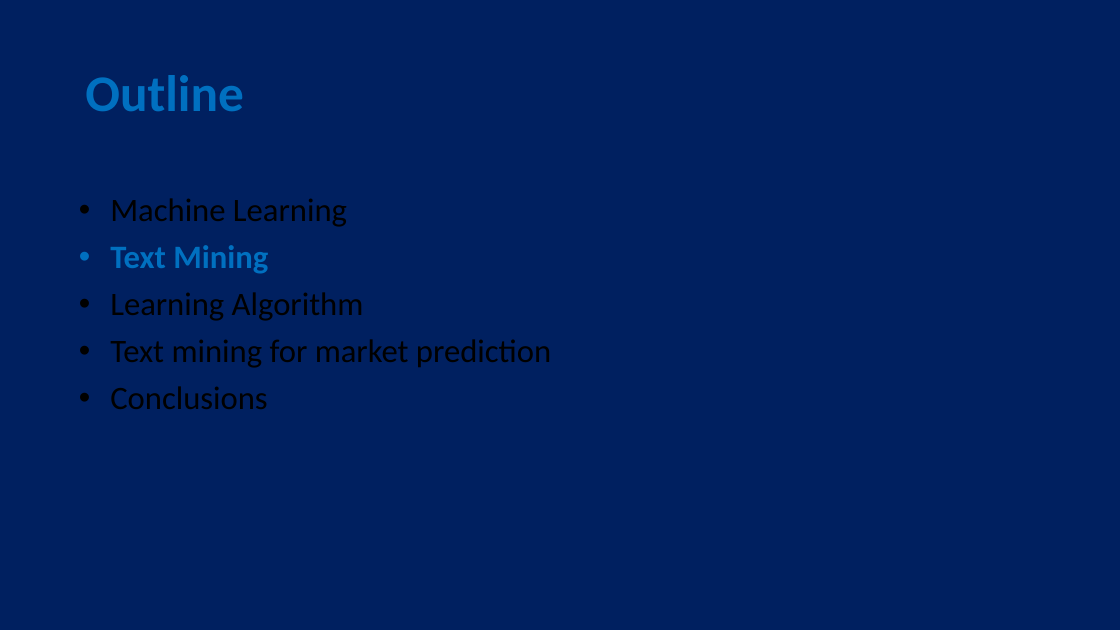
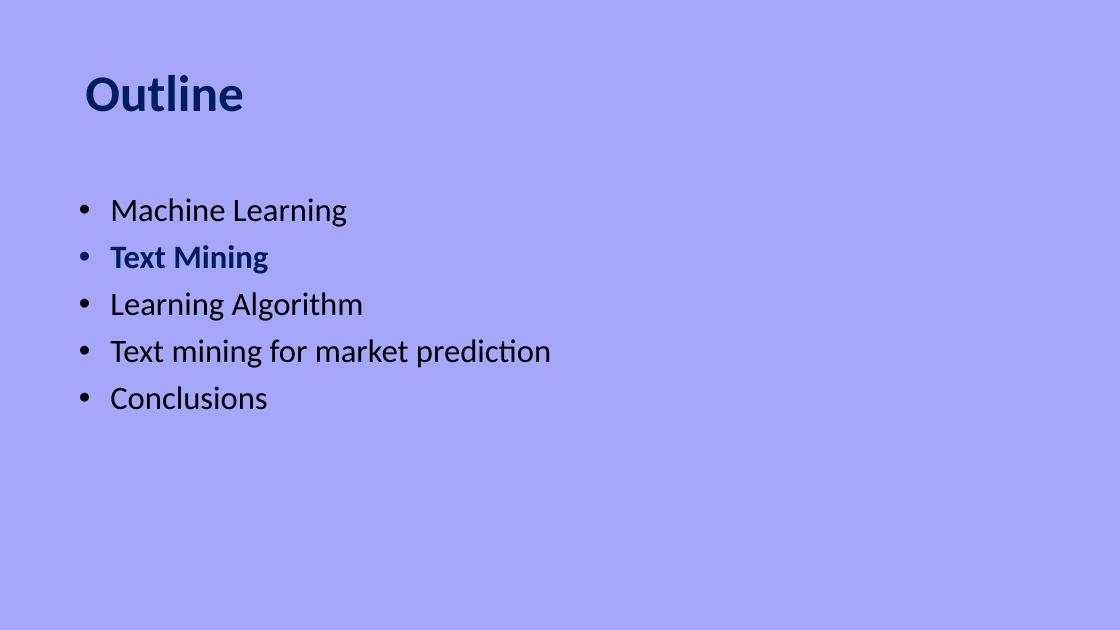
Before and after one commit to moran-abitbul/PreFix, a slide deck: slide 5 of server/uploads/updated-test.pptx. Drawn at 1120x630 pixels with LibreOffice and Linux fonts; fonts in the diff are those of the drawing. Boxes give left, top, right and bottom in pixels: in the first picture for what was removed or moved away, otherwise in the second. Text is boxed around its words. In the diff, an @@ line names an element or a change of style, - is before the commit and + after.

```diff
--- a/server/uploads/updated-test.pptx
+++ b/server/uploads/updated-test.pptx
@@ background #002060 to #A6A7FA @@
@@ title "Outline" at bbox=[85, 75, 243, 112]: text colour #0070C0 to #001D5E @@
@@ text at bbox=[110, 245, 268, 274]: text colour #0070C0 to #001D5E in "Text Mining" @@
```
Also in this commit, not shown: 3 other slides changed, 6 other files.
